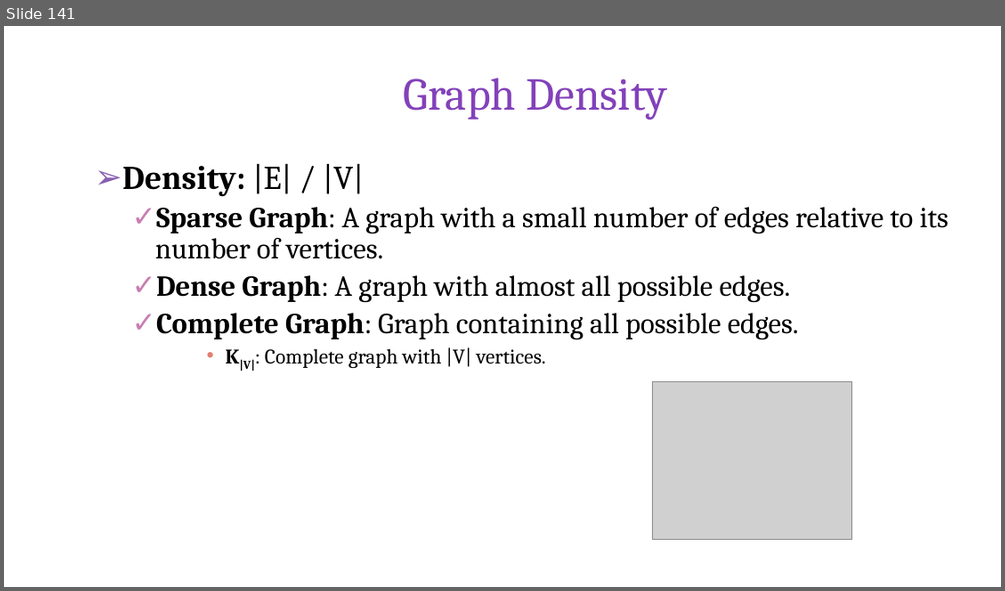
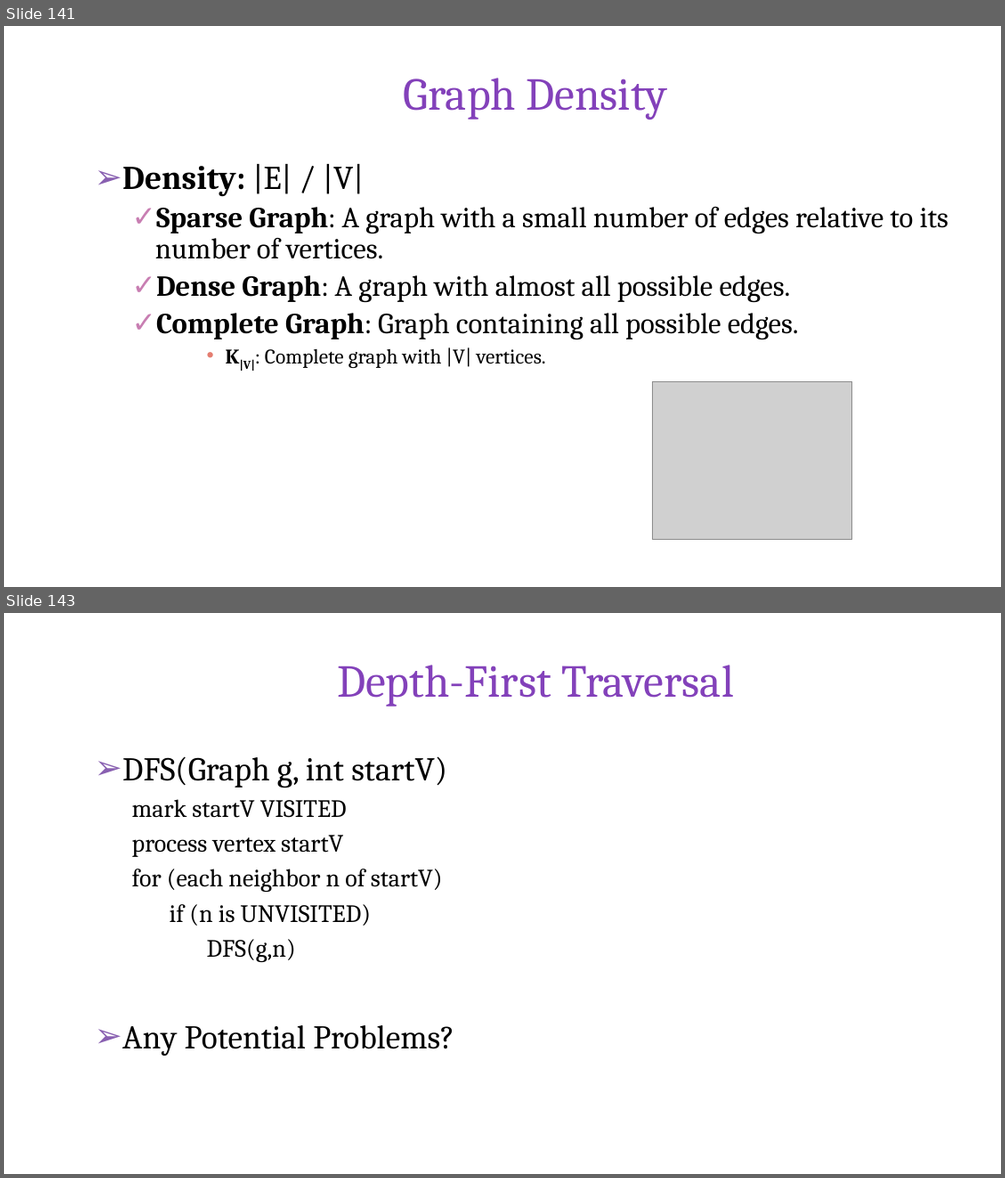
Before and after one commit to skalakm/232, a slide deck: notes.pptx. Shown one above the other, each under a label of ours: slide 141 before the commit, slides 141 and 143 after it; the slides between them are not shown. The pictures are 1005x591 and 1005x1178 pixels, drawn with LibreOffice and Linux fonts; fonts in the diff are those of the drawing; grey boxes stand for pictures; background and template pictures are left out. Boxes give left, top, right and bottom in pixels: in the first picture for what was removed or moved away, otherwise in the second. Text is boxed around its words. In the diff, an @@ line names an element or a change of style, - is before the commit and + after.

Commit message:
added graph algos

```diff
--- a/notes.pptx
+++ b/notes.pptx
@@ slide 143 added at (4,613,1001,1174), background #FFFFFF @@
@@ title added at (337,665,734,706), 44 pt, text #8341BA @@
+Depth-First Traversal
@@ text added at (122,756,454,1055), 24 pt, text #000000 @@
+➢ DFS(Graph g, int startV)
+  mark startV VISITED
+  process vertex startV
+  for (each neighbor n of startV)
+    if (n is UNVISITED)
+      DFS(g,n)
+➢ Any Potential Problems?
```
Also in this commit, not shown: 1 other slide added.
